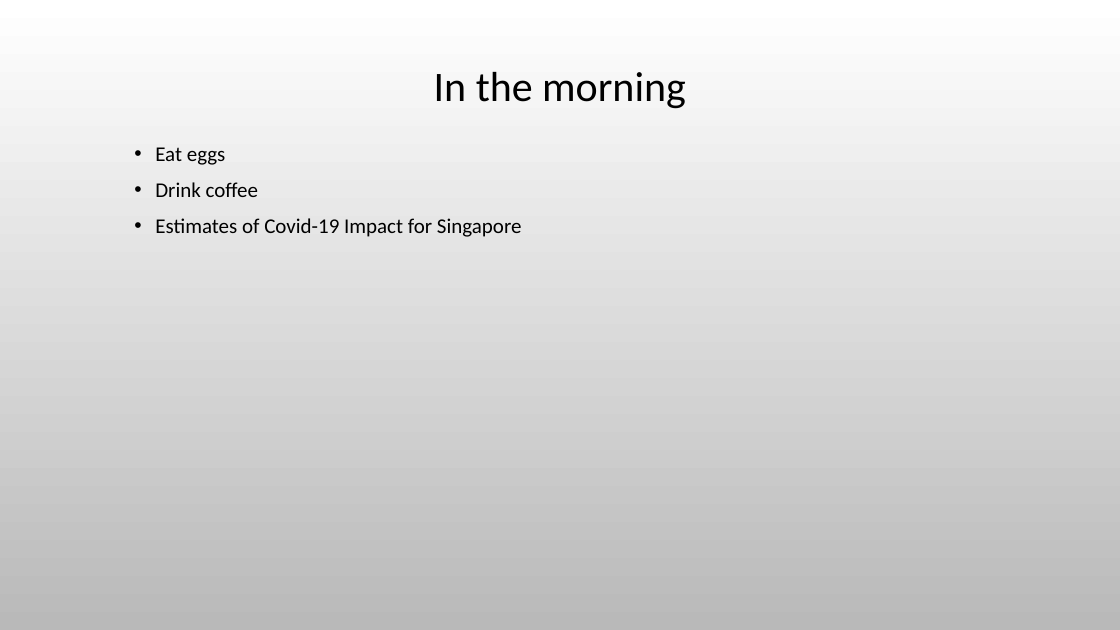
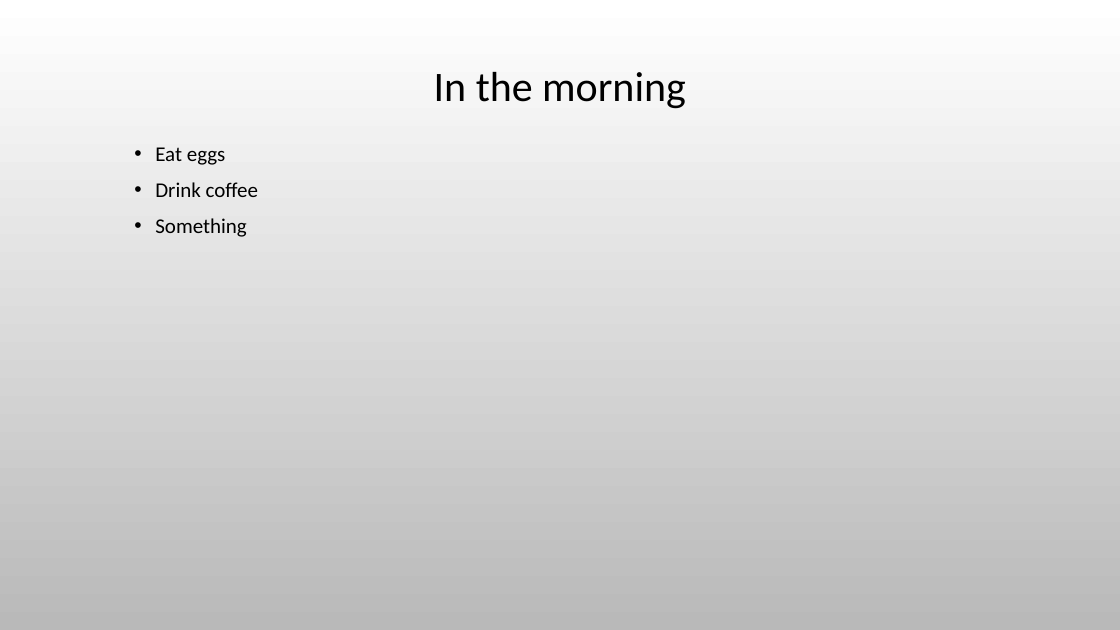
Before and after one commit to ted-dunstone/reports, a slide deck: slide 3 of covid19/presentation.pptx. Drawn at 1120x630 pixels with LibreOffice and Linux fonts; fonts in the diff are those of the drawing; background and template pictures are left out. Boxes give left, top, right and bottom in pixels: in the first picture for what was removed or moved away, otherwise in the second. Text is boxed around its words. In the diff, an @@ line names an element or a change of style, - is before the commit and + after.

```diff
--- a/covid19/presentation.pptx
+++ b/covid19/presentation.pptx
@@ text at (155,218,247,237): text changed @@
-  • Estimates of Covid-19 Impact for Singapore
+  • Something
```
Also in this commit, not shown: 1 other slide changed, 10 other files.
